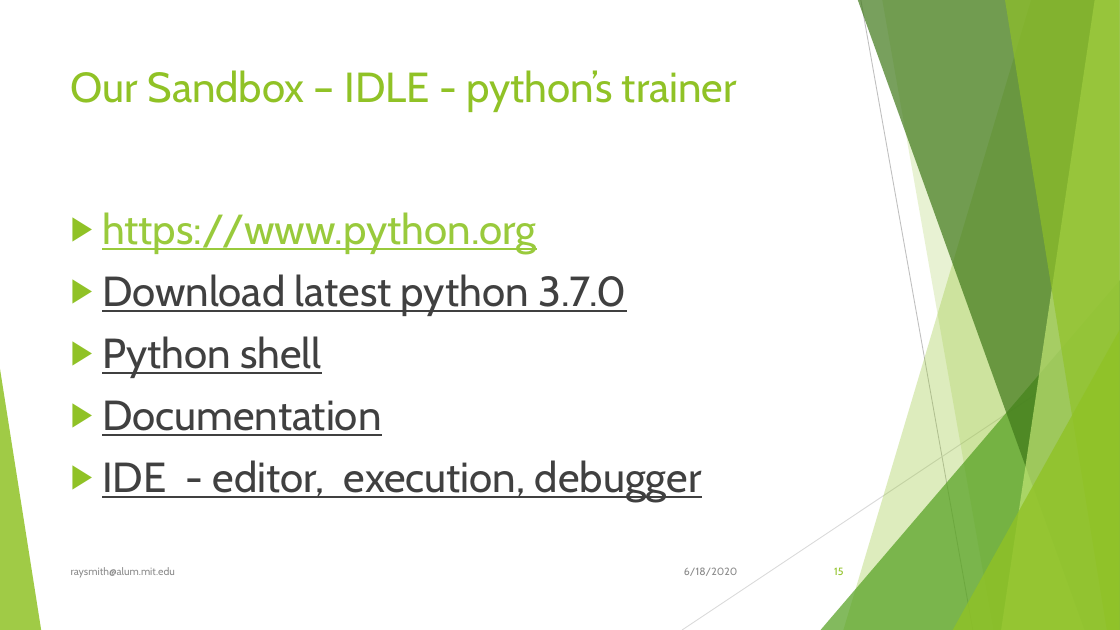
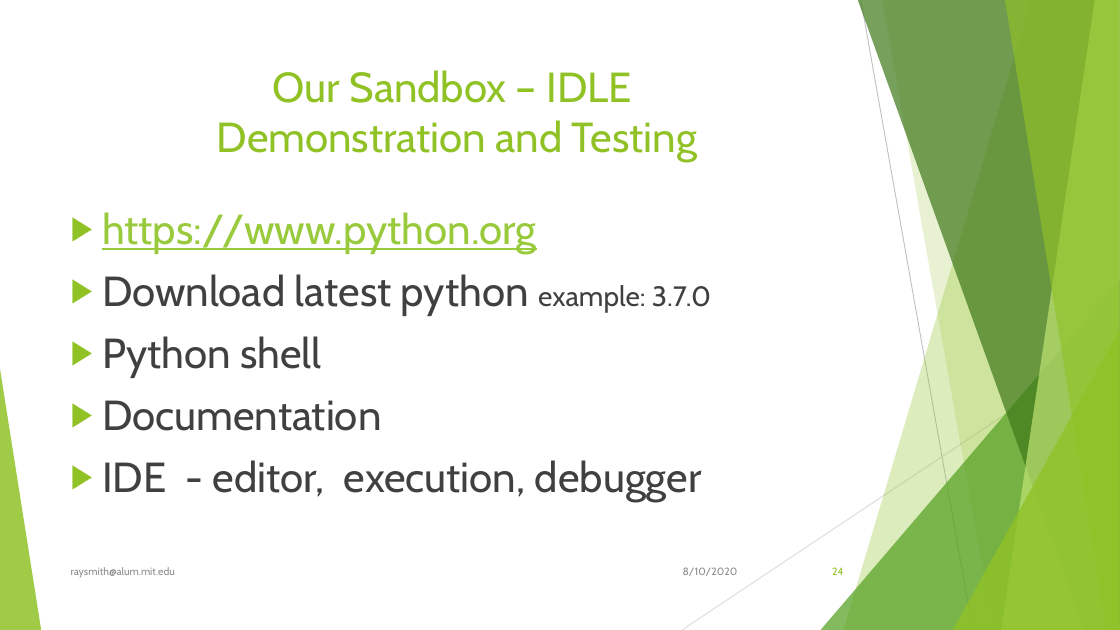
Before and after one commit to raysmith619/Introduction-To-Programming, a slide deck: slide 24 of Docs/Introduction to Proramming Using Python.pptx (slide 15 before the commit). Drawn at 1120x630 pixels with LibreOffice and Linux fonts; fonts in the diff are those of the drawing. Boxes give left, top, right and bottom in pixels: in the first picture for what was removed or moved away, otherwise in the second. Text is boxed around its words. In the diff, an @@ line names an element or a change of style, - is before the commit and + after.

```diff
--- a/Docs/Introduction to Proramming Using Python.pptx
+++ b/Docs/Introduction to Proramming Using Python.pptx
@@ title at (x1=217, y1=70, x2=697, y2=162): text changed @@
-Our Sandbox – IDLE - python’s trainer
+Our Sandbox – IDLE
+Demonstration and Testing
@@ text at (x1=102, y1=274, x2=711, y2=316): text changed @@
-▶ Download latest python 3.7.0
+▶ Download latest python example: 3.7.0
@@ text at (x1=102, y1=336, x2=702, y2=502): underline off in "Python shell", "Documentation", "IDE - editor, execution, debugger" @@
@@ text at (x1=683, y1=567, x2=738, y2=576): text changed @@
-6/18/2020
+8/10/2020
@@ page number at (x1=832, y1=567, x2=843, y2=575): text changed @@
-15
+24
```
Also in this commit, not shown: 104 other slides changed, 4 slides added, 1 other file.
